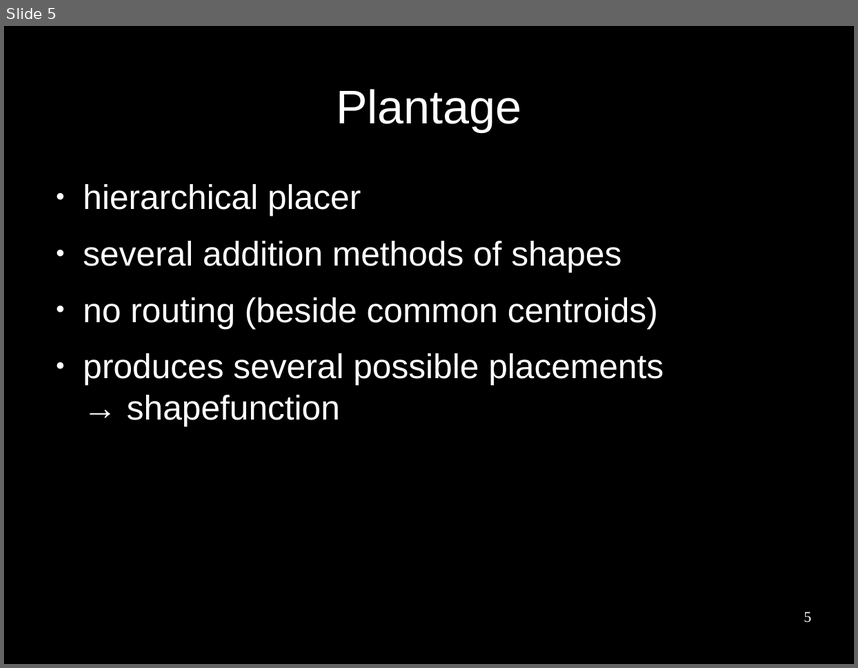
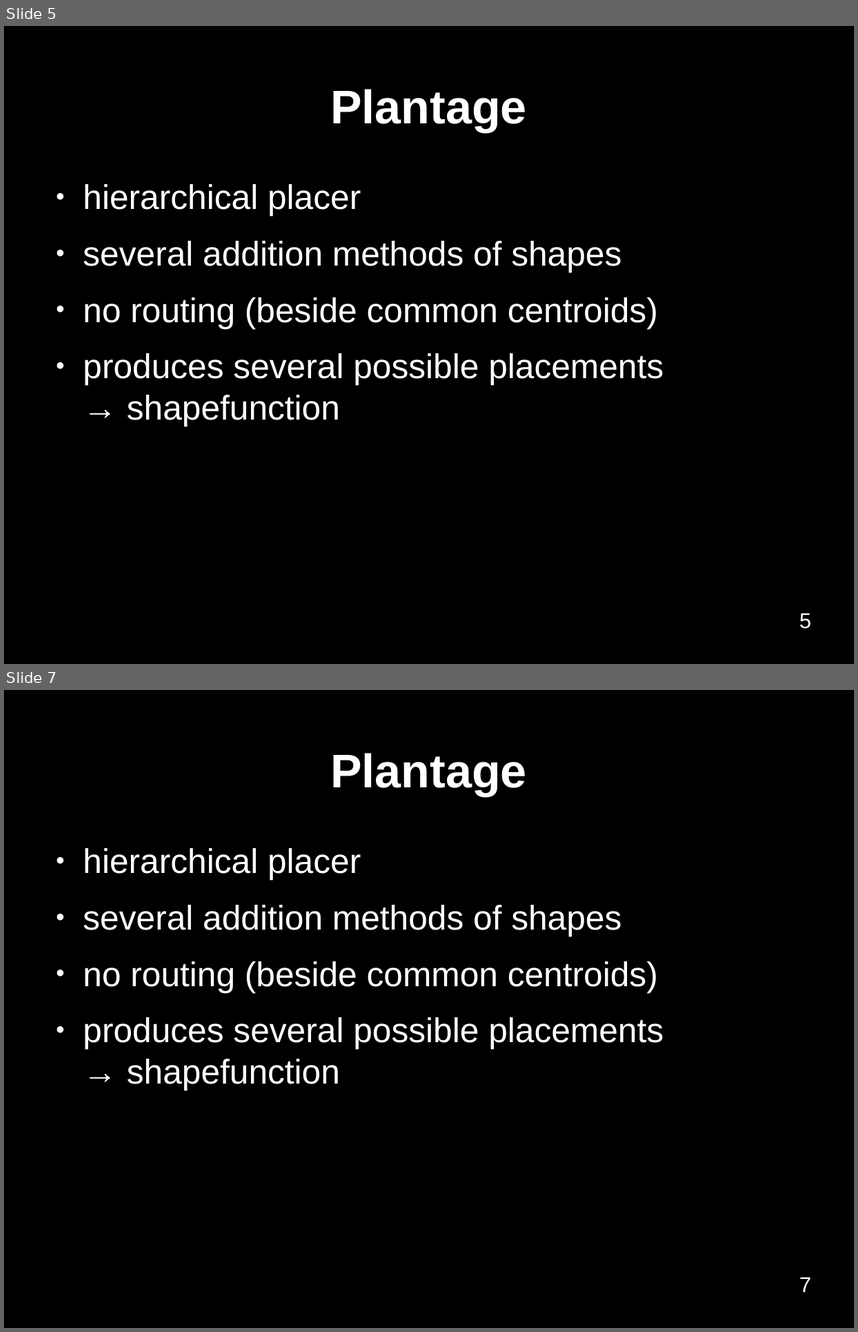
Before and after one commit to benediktibk/bachelorthesis, a slide deck: presentation.odp. Shown one above the other, each under a label of ours: slide 5 before the commit, slides 5 and 7 after it; the slides between them are not shown. The pictures are 858x668 and 858x1332 pixels, drawn with LibreOffice and Linux fonts; fonts in the diff are those of the drawing; background and template pictures are left out. Boxes give left, top, right and bottom in pixels: in the first picture for what was removed or moved away, otherwise in the second. Text is boxed around its words. In the diff, an @@ line names an element or a change of style, - is before the commit and + after.

```diff
--- a/presentation.odp
+++ b/presentation.odp
@@ slide 7 added at (4,690,854,1328), background #000000 @@
@@ title added at (330,753,526,796), 44 pt, text #FFFFFF, bold @@
+Plantage
@@ text added at (83,848,664,1090), 32 pt, text #FFFFFF @@
+● hierarchical placer
+● several addition methods of shapes
+● no routing (beside common centroids)
+● produces several possible placements
+  → shapefunction
@@ page number added at (800,1276,811,1292), 20 pt, text #FFFFFF @@
+7
@@ slide 5 changed as well @@
@@ title "Plantage" at (330,89,526,132): bold on @@
@@ page number at (800,612,811,628): size 14 to 20 pt, font Times New Roman to Arial @@
```
Also in this commit, not shown: 40 other slides changed, 1 other slide added, 1 other file.
